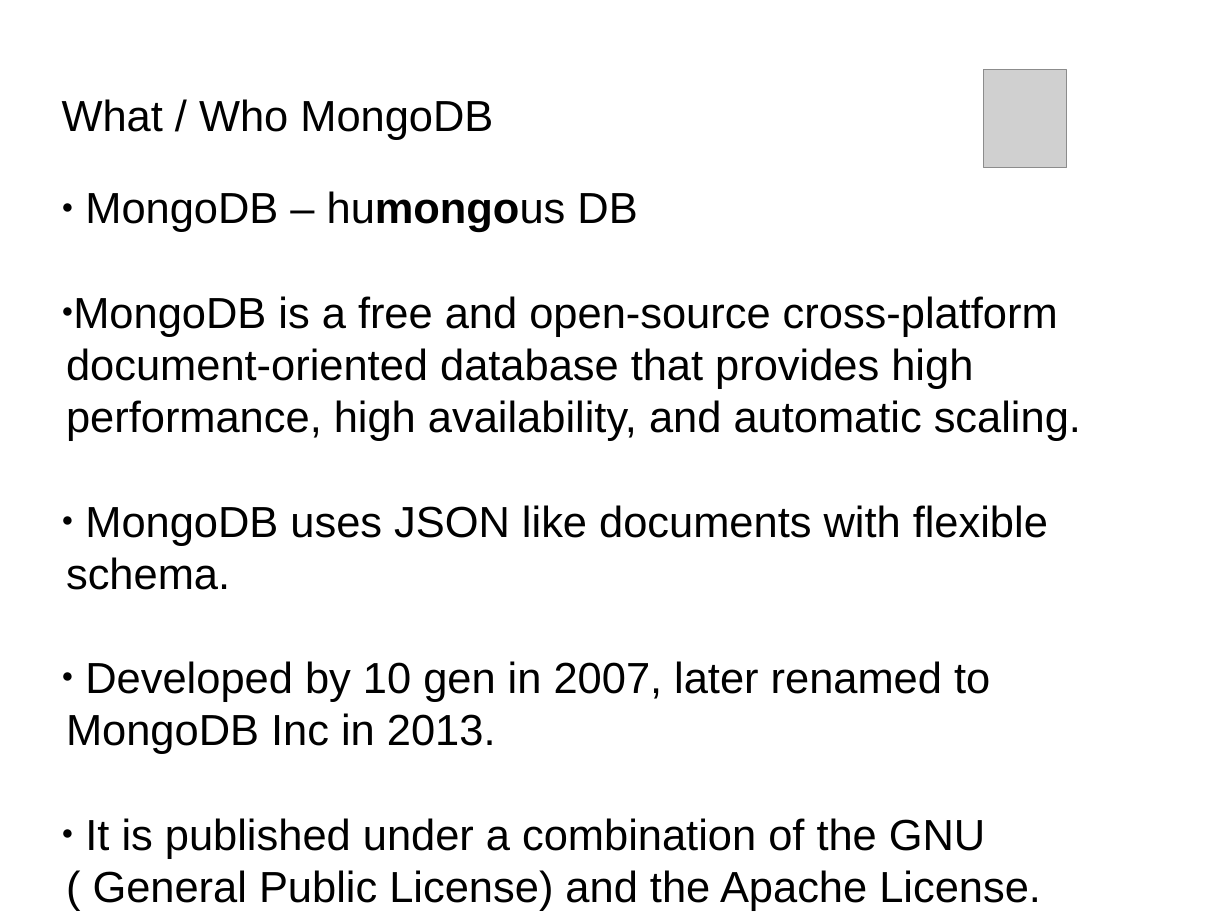
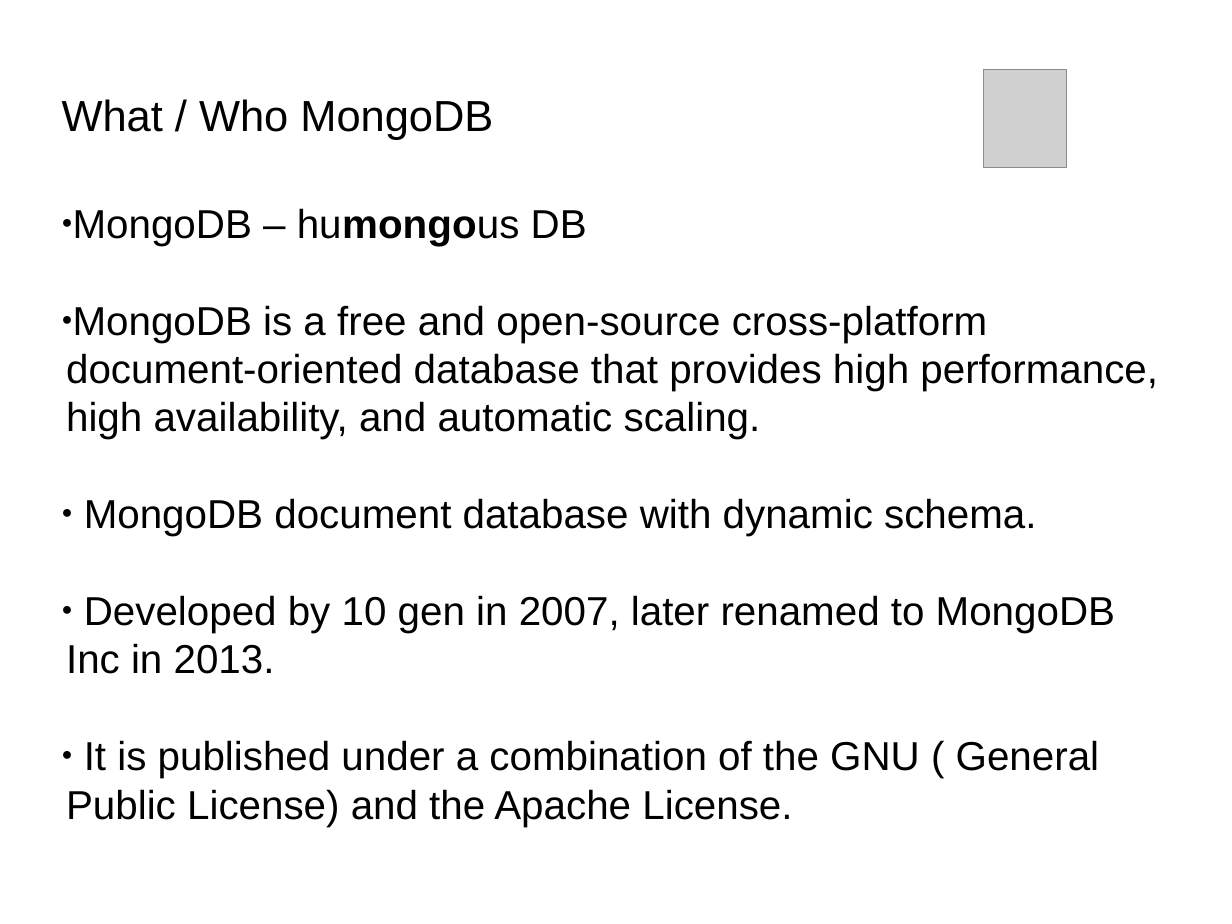
Before and after one commit to Bhakti/mongo_session, a slide deck: slide 3 of MongoDB_Session.odp (slide 5 before the commit). Drawn at 1232x924 pixels with LibreOffice and Linux fonts; fonts in the diff are those of the drawing; grey boxes stand for pictures; background and template pictures are left out. Boxes give left, top, right and bottom in pixels: in the first picture for what was removed or moved away, otherwise in the second. Text is boxed around its words. In the diff, an @@ line names an element or a change of style, - is before the commit and + after.

```diff
--- a/MongoDB_Session.odp
+++ b/MongoDB_Session.odp
@@ subtitle "MongoDB – humongous DB": place and size @@
-subtitle "MongoDB – humongous DB" at box(66, 191, 1081, 911)
+subtitle "MongoDB – humongous DB" at box(66, 208, 1158, 827)
@@ subtitle at box(66, 208, 1158, 827): size 28 to 26 pt in "MongoDB – humongous DB", "MongoDB is a free and open-source cross-platform ...", "Developed by 10 gen in 2007, later ...", "It is published under a combination of ..." @@
@@ subtitle at box(84, 498, 1036, 536): text changed; size 28 to 26 pt @@
-● MongoDB uses JSON like documents with flexible schema.
+● MongoDB document database with dynamic schema.
```
Also in this commit, not shown: 11 other slides changed, 8 slides added, 1 slide removed, 5 other files.
